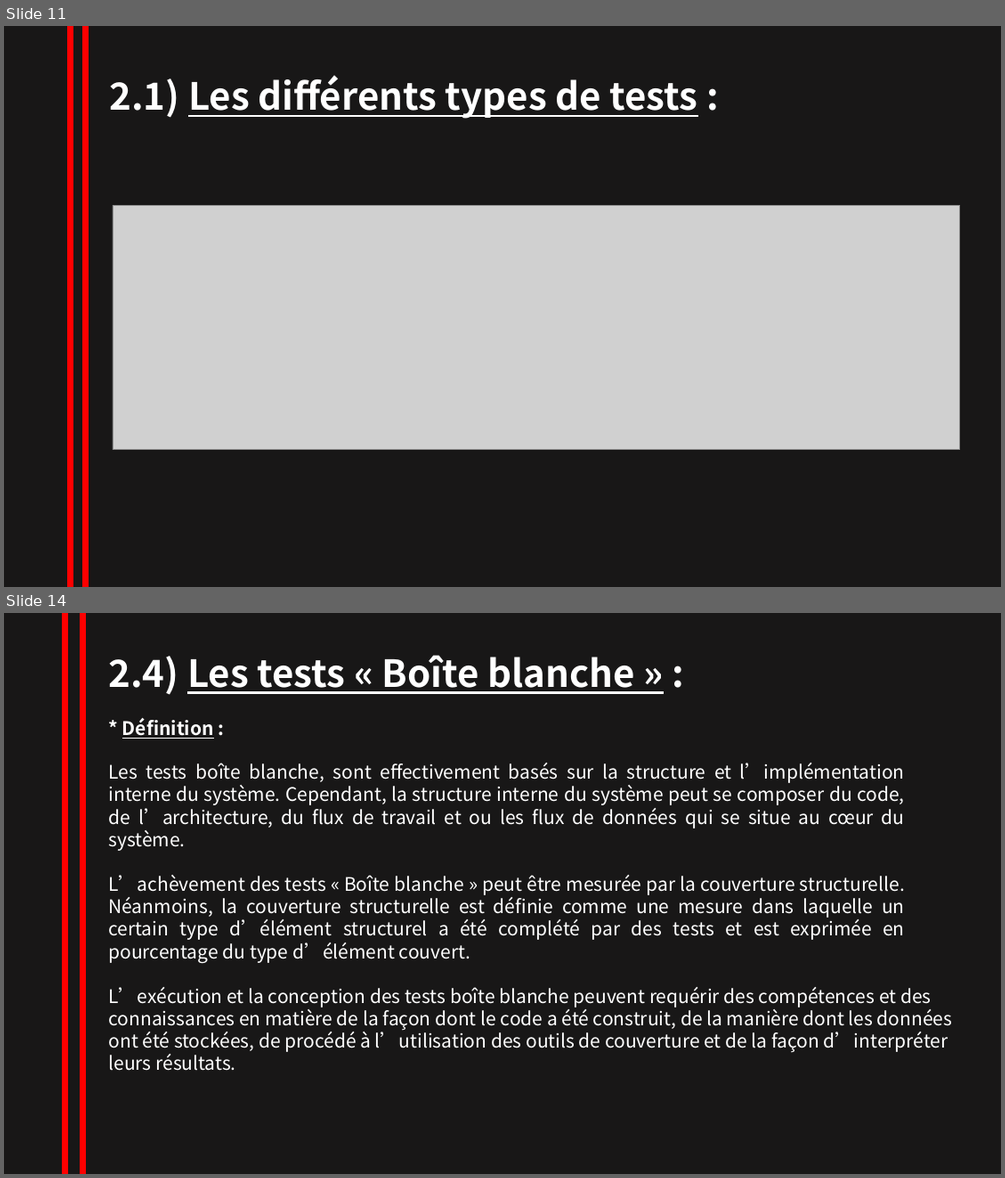
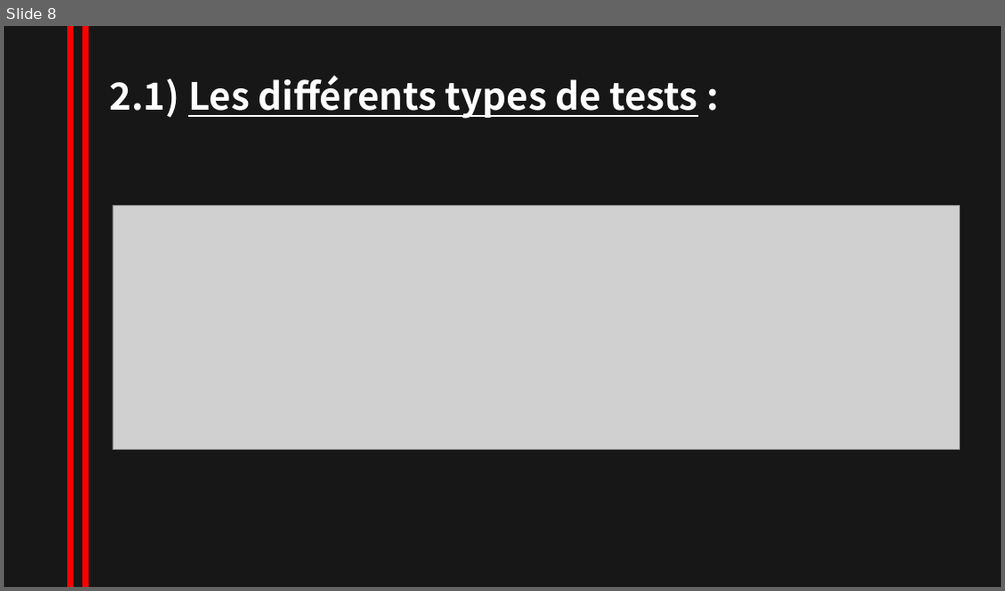
Before and after one commit to NesrineZitouni11/nesrine_zitouni, a slide deck: TRAVAUX/powerpointRevisionISTQB.pptx. Shown one above the other, each under a label of ours: slides 11 and 14 before the commit, slide 8 after it; the slides between them are not shown. The pictures are 1005x1178 and 1005x591 pixels, drawn with LibreOffice and Linux fonts; fonts in the diff are those of the drawing; grey boxes stand for pictures. Boxes give left, top, right and bottom in pixels: in the first picture for what was removed or moved away, otherwise in the second. Text is boxed around its words. In the diff, an @@ line names an element or a change of style, - is before the commit and + after.

```diff
--- a/TRAVAUX/powerpointRevisionISTQB.pptx
+++ b/TRAVAUX/powerpointRevisionISTQB.pptx
@@ slide 14 removed at box(4, 613, 1001, 1174), background #181717 @@
@@ line removed from (65, 613) to (65, 1174) @@
@@ line removed from (83, 613) to (83, 1174) @@
@@ text removed at box(109, 655, 634, 695) @@
-2.4) Les tests « Boîte blanche » :
@@ text removed at box(122, 718, 214, 738) @@
-* Définition :
@@ text removed at box(109, 763, 905, 828) @@
-Les tests boîte blanche, sont effectivement basés sur la structure et l’implémentation interne du système. Cependant, la structure interne du système peut se composer du code, de l’architecture, du flux de travail et ou les flux de données qui se situe au cœur du système.
@@ text removed at box(109, 875, 905, 963) @@
-L’achèvement des tests « Boîte blanche » peut être mesurée par la couverture structurelle. Néanmoins, la couverture structurelle est définie comme une mesure dans laquelle un certain type d’élément structurel a été complété par des tests et est exprimée en pourcentage du type d’élément couvert.
@@ text removed at box(109, 987, 952, 1070) @@
-L’exécution et la conception des tests boîte blanche peuvent requérir des compétences et des connaissances en matière de la façon dont le code a été construit, de la manière dont les données ont été stockées, de procédé à l’utilisation des outils de couverture et de la façon d’interpréter leurs résultats.
@@ what was slide 11 is now slide 8 @@
```
Also in this commit, not shown: 2 slides changed, 5 slides added, 14 other slides removed.
